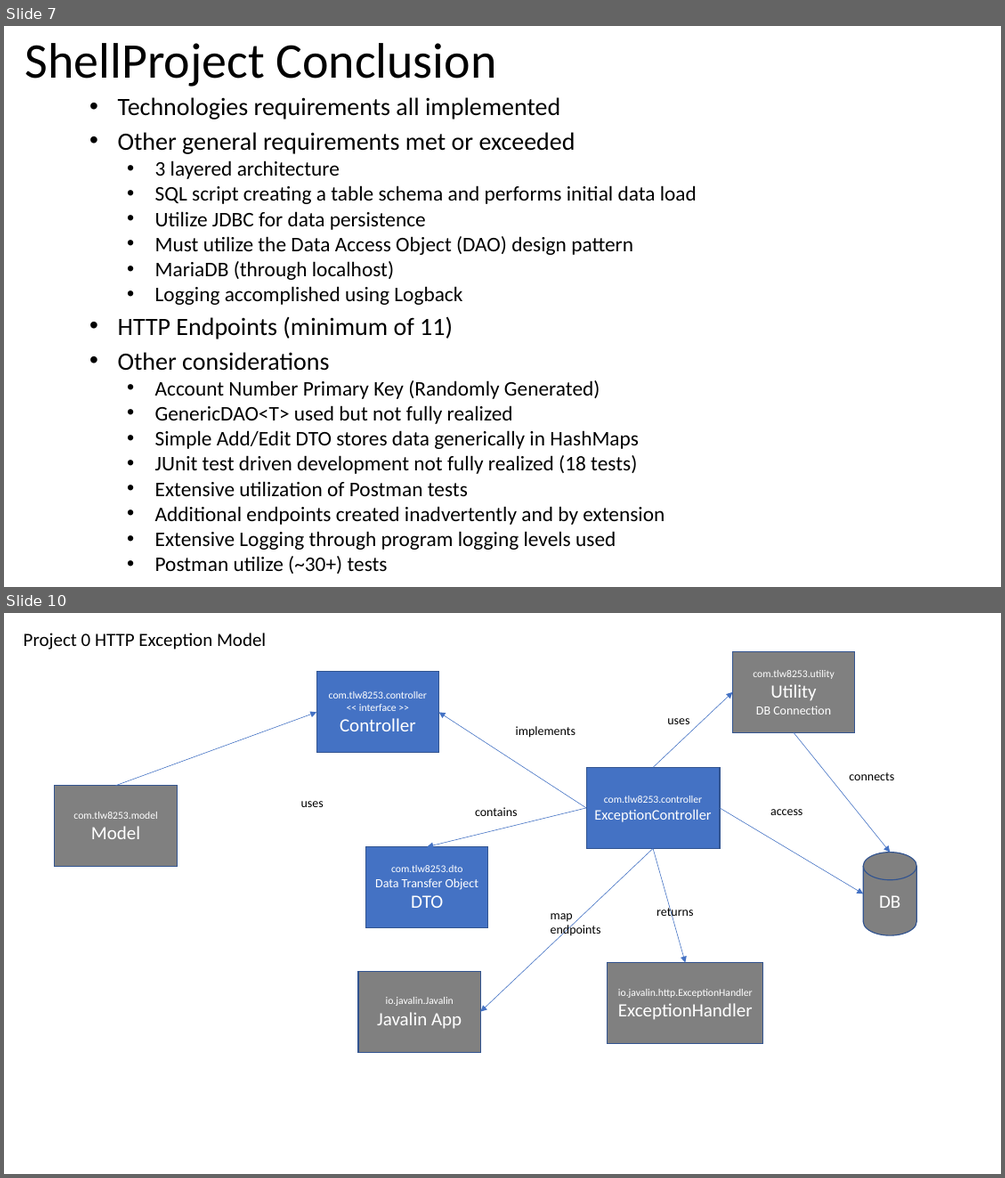
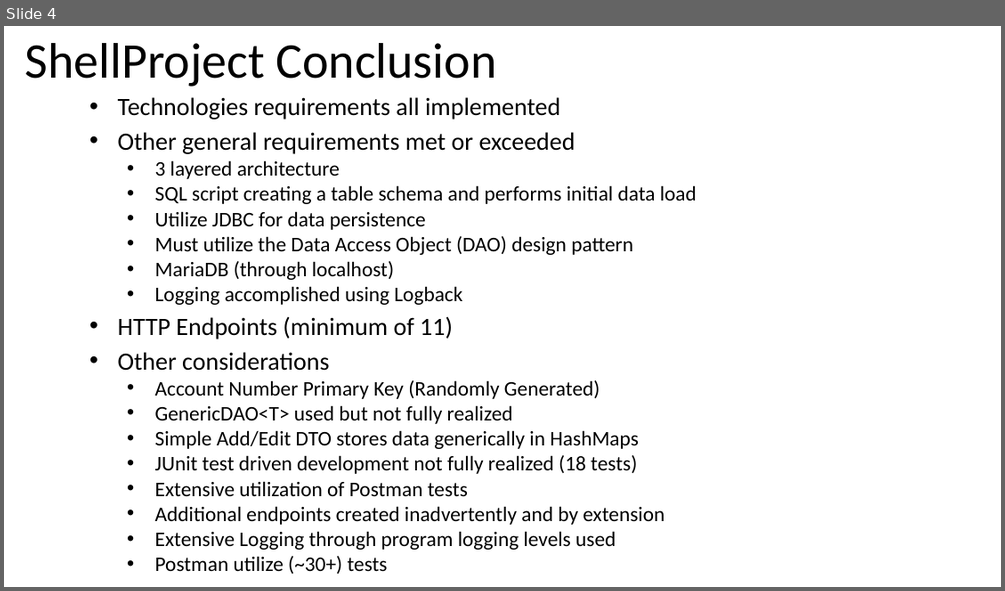
Before and after one commit to tlw8253/Expense-Reimbursement-System, a slide deck: docs/ERS.pptx. Shown one above the other, each under a label of ours: slides 7 and 10 before the commit, slide 4 after it; the slides between them are not shown. The pictures are 1005x1178 and 1005x591 pixels, drawn with LibreOffice and Linux fonts; fonts in the diff are those of the drawing. Boxes give left, top, right and bottom in pixels: in the first picture for what was removed or moved away, otherwise in the second. Text is boxed around its words. In the diff, an @@ line names an element or a change of style, - is before the commit and + after.

```diff
--- a/docs/ERS.pptx
+++ b/docs/ERS.pptx
@@ slide 10 removed at (4, 613, 1001, 1174), background #FFFFFF @@
@@ text removed at (24, 633, 266, 649) @@
-Project 0 HTTP Exception Model
@@ rectangle removed at (732, 652, 854, 732) @@
-com.tlw8253.utility
-Utility
-DB Connection
@@ rectangle removed at (316, 672, 438, 752) @@
-com.tlw8253.controller
-<< interface >>
-Controller
@@ arrow removed from (653, 767) to (732, 692) @@
@@ arrow removed from (116, 786) to (316, 713) @@
@@ arrow removed from (587, 808) to (439, 713) @@
@@ text removed at (667, 718, 689, 724) @@
-uses
@@ text removed at (516, 726, 575, 738) @@
-implements
@@ arrow removed from (793, 732) to (890, 852) @@
@@ rectangle removed at (587, 767, 720, 848) @@
-com.tlw8253.controller
-ExceptionController
@@ text removed at (849, 772, 894, 780) @@
-connects
@@ rectangle removed at (55, 786, 177, 867) @@
-com.tlw8253.model
-Model
@@ text removed at (301, 801, 324, 807) @@
-uses
@@ arrow removed from (587, 808) to (428, 847) @@
@@ text removed at (475, 807, 518, 816) @@
-contains
@@ arrow removed from (720, 808) to (863, 893) @@
@@ text removed at (770, 809, 802, 815) @@
-access
@@ rectangle removed at (366, 847, 488, 928) @@
-com.tlw8253.dto
-Data Transfer Object
-DTO
@@ arrow removed from (653, 849) to (480, 1012) @@
@@ arrow removed from (653, 849) to (685, 962) @@
@@ cylinder removed at (863, 852, 916, 935) @@
-DB
@@ text removed at (656, 906, 693, 920) @@
-returns
@@ text removed at (550, 913, 601, 938) @@
-map endpoints
@@ rectangle removed at (358, 971, 480, 1052) @@
-io.javalin.Javalin
-Javalin App
@@ rectangle removed at (607, 962, 763, 1043) @@
-io.javalin.http.ExceptionHandler
-ExceptionHandler
@@ what was slide 7 is now slide 4 @@
```
Also in this commit, not shown: 1 slide changed, 6 other slides removed, 10 other files.
